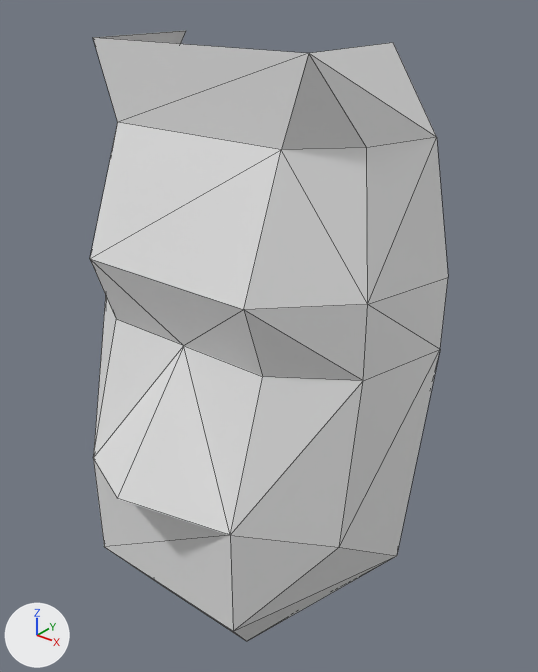
The OBJ model teardown/wwf-no-mercy/models/face/model_13FD.obj, before and after one commit.
Rendered twice from a 50 mm lens placed at (19.0, -30.4, 30.1), pointed at (1.7, -8.8, 16.8). The lights are fixed; the arrows at lower left show +X, +Y and +Z. The picture after the commit comes second. Mesh edges are drawn as thin lines. Where no turn or scale is listed for an object, it has been applied to the vertices.

Objects in the first picture: 'model_13FD'.
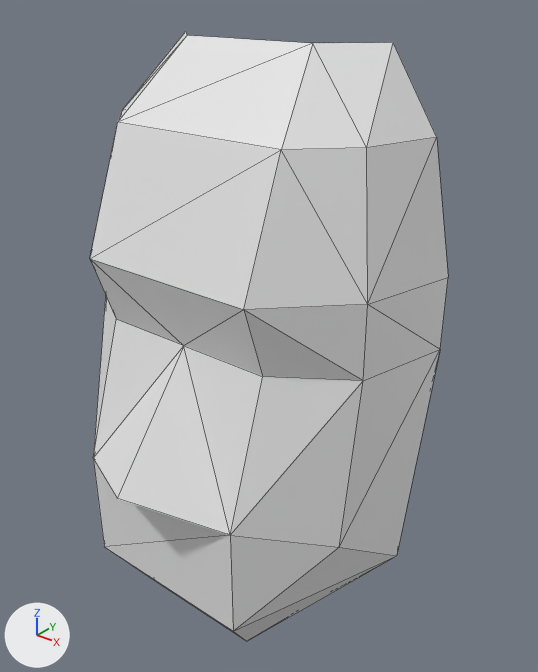
Pixel boxes [x1, y1, x2, y2] of what changed, in the pictures (538 x 672 px; the box of a moved part takes in the faces that stretch with it):
```json
{"part": 1, "of": "me_model_13fd", "change": "moved or reshaped", "before": [93, 30, 436, 147], "after": [118, 31, 436, 147]}
```

The change, as JSON lines over the scene's bpy script:
```json
{"block": "me_model_13fd", "where": "me_model_13fd.from_pydata(...)  # 38 vertices, 60 faces; spans x -8.0..8.0, y -16.0..-6.0, z 3.0..28.0"}
{"block": "me_model_13fd", "where": "# used by ob_model_13fd"}
{"block": "me_model_13fd", "where": "# verts and faces of me_model_13fd; kept vertices keep their numbers, new ones are numbered from 38"}
{"block": "me_model_13fd", "where": "# before: 17 (-6.0, -9.0, 25.0), 18 (-7.0, -6.0, 25.0), 19 (7.0, -6.0, 25.0) at pixel (436, 137), 20 (6.0, -9.0, 25.0) at pixel (366, 147), 21 (5.0, -6.0, 28.0) at pixel (393, 42)"}
{"block": "me_model_13fd", "where": "# before: 22 (5.0, -11.0, 28.0) at pixel (308, 53), 25 (-5.0, -11.0, 28.0) at pixel (92, 37), 37 (-5.0, -6.0, 28.0) at pixel (186, 30)"}
{"block": "me_model_13fd", "change": "me_model_13fd part 1"}
{"op": "add", "block": "me_model_13fd", "code": "delete_faces([(19, 21, 22), (17, 25, 18), (19, 22, 20), (18, 25, 37)])"}
{"op": "add", "block": "me_model_13fd", "code": "verts[22] = (3.0, -8.0, 28.0)  # moved, pixel (312, 43)"}
{"op": "add", "block": "me_model_13fd", "code": "verts[25] = (-3.0, -8.0, 28.0)  # moved, pixel (187, 35)"}
{"op": "add", "block": "me_model_13fd", "code": "faces += [(20, 21, 22), (19, 21, 20), (17, 25, 37), (17, 37, 18)]"}
```
